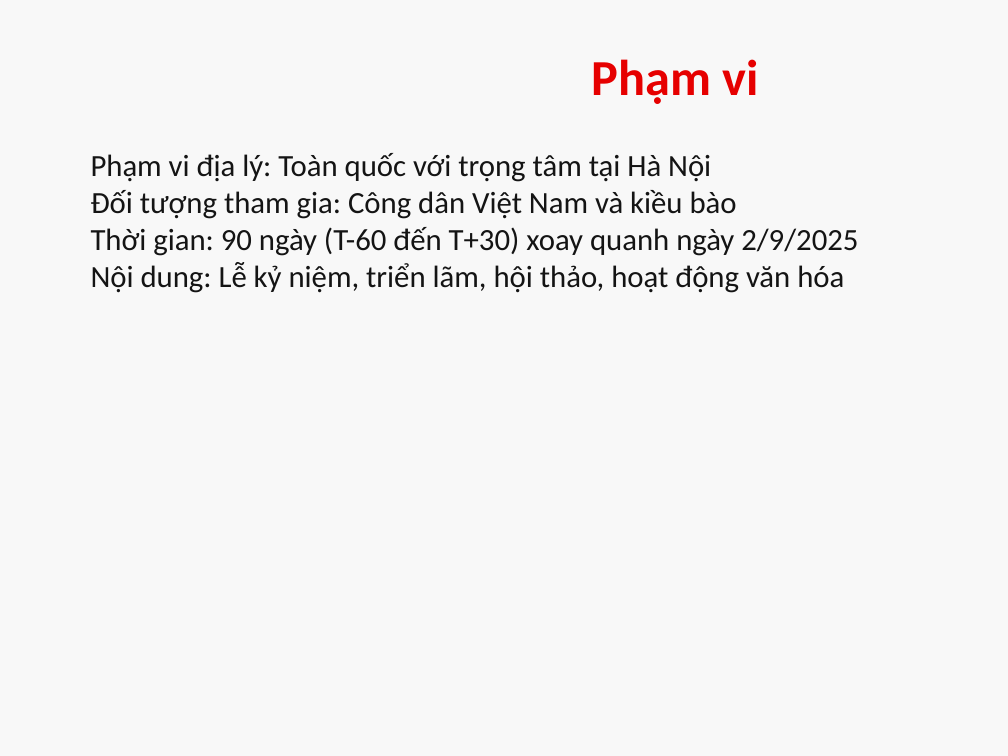
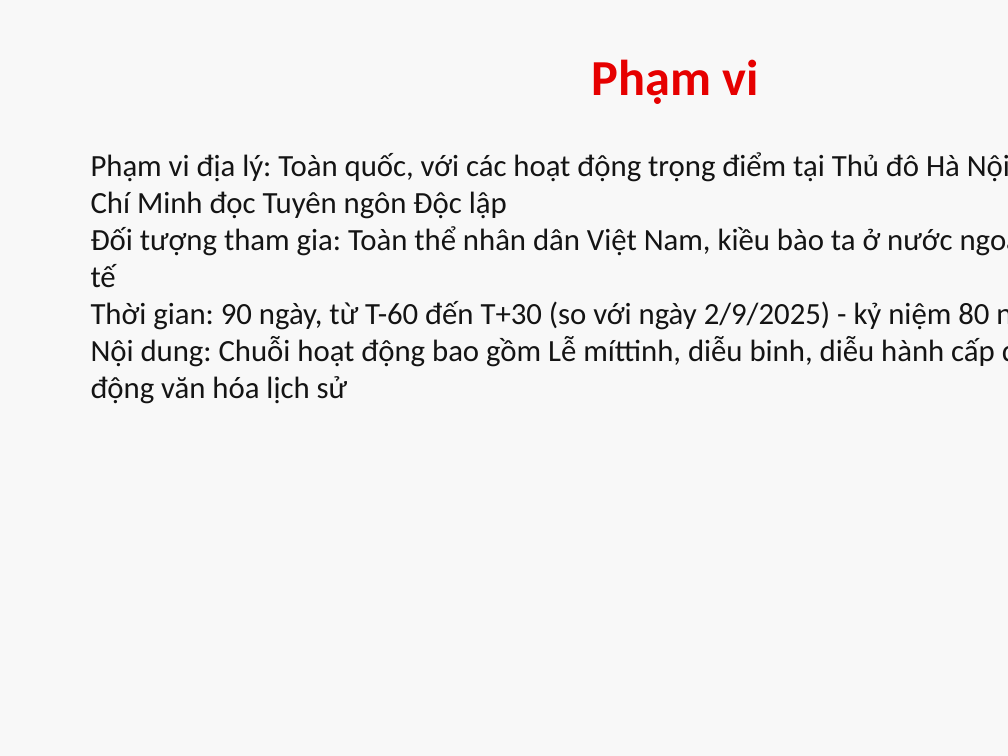
Before and after one commit to MedVietAI/practice, a slide deck: slide 4 of P6/event_plan/dist/plan_80nam_A90.pptx (slide 3 before the commit). Drawn at 1008x756 pixels with LibreOffice and Linux fonts; fonts in the diff are those of the drawing. Boxes give left, top, right and bottom in pixels: in the first picture for what was removed or moved away, otherwise in the second. Text is boxed around its words. In the diff, an @@ line names an element or a change of style, - is before the commit and + after.

```diff
--- a/P6/event_plan/dist/plan_80nam_A90.pptx
+++ b/P6/event_plan/dist/plan_80nam_A90.pptx
@@ text at box(91, 152, 1008, 404): text changed @@
-Phạm vi địa lý: Toàn quốc với trọng tâm tại Hà Nội
-Đối tượng tham gia: Công dân Việt Nam và kiều bào
-Thời gian: 90 ngày (T-60 đến T+30) xoay quanh ngày 2/9/2025
-Nội dung: Lễ kỷ niệm, triển lãm, hội thảo, hoạt động văn hóa
+Phạm vi địa lý: Toàn quốc, với các hoạt động trọng điểm tại Thủ đô Hà Nội - nơi Chủ tịch Hồ Chí Minh đọc Tuyên ngôn Độc lập
+Đối tượng tham gia: Toàn thể nhân dân Việt Nam, kiều bào ta ở nước ngoài, và bạn bè quốc tế
+Thời gian: 90 ngày, từ T-60 đến T+30 (so với ngày 2/9/2025) - kỷ niệm 80 năm ngày độc lập
+Nội dung: Chuỗi hoạt động bao gồm Lễ míttinh, diễu binh, diễu hành cấp quốc gia và các hoạt động văn hóa lịch sử
```
Also in this commit, not shown: 12 other slides changed, 5 slides added, 3 slides removed, 16 other files.
